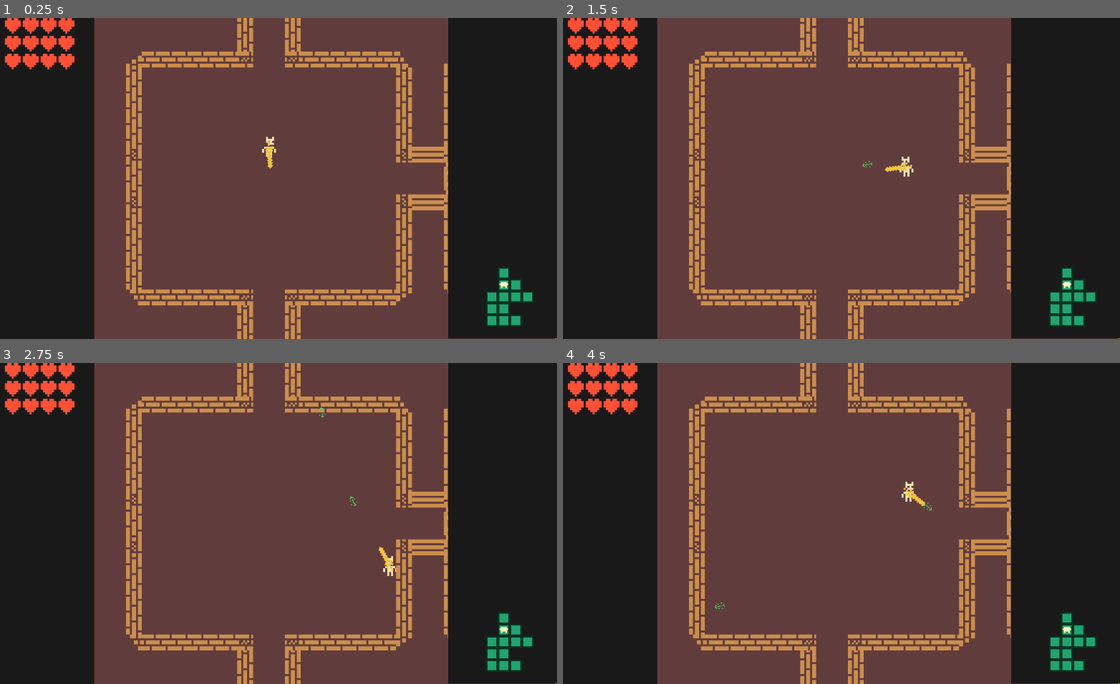
Above: before the commit, frames 1-4 (two rows, left to right).
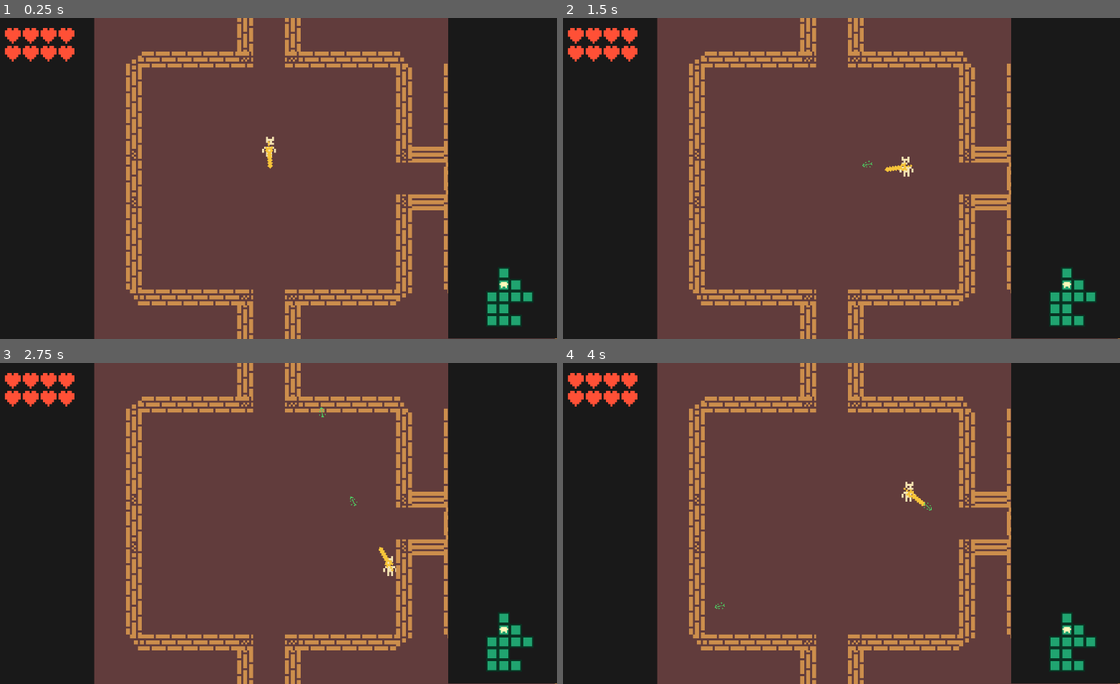
Above: after the commit, the same moments.

Repository: tojaku-classroom/godot-platforma-4
Game: Godot game, scene res://Scenes/Levels/level_1.tscn
Same seed, same stepped clock (60 frames per second), same inputs: the game is played once before the commit and once after it.
Inputs (mouse positions are in pixels of both pictures, inside the frame that each line leads up to):
- Up to frame 1 (0.25 s): no input
- Up to frame 2 (1.5 s): tap Enter at 0.5 s; move the mouse to (958, 162) at 0.52 s; press the mouse at (958, 162) at 0.53 s; hold D (move_right) 0.53-1.28 s; move the mouse to (718, 194) at 1.27 s; release the mouse at (718, 194) at 1.28 s; hold S (move_down) from 1.28 s (still down); click (718, 194) at 1.35 s
- Up to frame 3 (2.75 s): move the mouse to (328, 452) at 2.02 s; release S (move_down) at 2.03 s; press the mouse at (328, 452) at 2.03 s; hold D (move_right) from 2.03 s (still down)
- Up to frame 4 (4 s): move the mouse to (808, 587) at 2.77 s; release D (move_right) at 2.78 s; release the mouse at (808, 587) at 2.78 s; hold W (move_up) 2.78-3.53 s; click (808, 587) at 2.85 s; move the mouse to (1003, 571) at 3.52 s; press the mouse at (1003, 571) at 3.53 s; hold A (move_left) from 3.53 s (still down)

The runs differ from the first frame. In frame 1, 1.3% of the frame differs, in the area x 0-14%, y 0-17%; in frame 2, 1.3%; in frame 3, 1.3%; in frame 4, 1.3%.

Commit message:
Health bar, boss, sound, item fix

Diff:
--- a/roguelike/Scenes/Enemies/enemy.tscn
+++ b/roguelike/Scenes/Enemies/enemy.tscn
@@ -1,10 +1,11 @@
-[gd_scene load_steps=4 format=3 uid="uid://dfix0rs1o6ep8"]
+[gd_scene load_steps=5 format=3 uid="uid://dfix0rs1o6ep8"]
 
 [ext_resource type="Script" uid="uid://dnon7afc7ye34" path="res://Scripts/enemy.gd" id="1_jcvw6"]
 [ext_resource type="Texture2D" uid="uid://dj67j1veyogdi" path="res://Sprites/Creatures.png" id="2_x1rqp"]
+[ext_resource type="AudioStream" uid="uid://b2kcx51cbnnt7" path="res://Audio/EnemyDamaged.wav" id="3_x1rqp"]
 
 [sub_resource type="RectangleShape2D" id="RectangleShape2D_cyadu"]
-size = Vector2(8, 6)
+size = Vector2(12, 12)
 
 [node name="Enemy" type="CharacterBody2D"]
 collision_layer = 4
@@ -19,3 +20,6 @@
 [node name="CollisionShape2D" type="CollisionShape2D" parent="."]
 position = Vector2(0, 1)
 shape = SubResource("RectangleShape2D_cyadu")
+
+[node name="DamageSound" type="AudioStreamPlayer2D" parent="."]
+stream = ExtResource("3_x1rqp")
--- /dev/null
+++ b/roguelike/Scenes/Enemies/enemy_boss.tscn
@@ -0,0 +1,16 @@
+[gd_scene load_steps=2 format=3 uid="uid://by03e2s10x352"]
+
+[ext_resource type="PackedScene" uid="uid://dfix0rs1o6ep8" path="res://Scenes/Enemies/enemy.tscn" id="1_18w5d"]
+
+[node name="Enemy" instance=ExtResource("1_18w5d")]
+cur_hp = 20
+max_hp = 20
+move_speed = 30.0
+attack_range = 15.0
+attack_rate = 0.3
+
+[node name="Sprite" parent="." index="0"]
+region_rect = Rect2(122, 132, 17, 17)
+
+[node name="CollisionShape2D" parent="." index="1"]
+position = Vector2(0, 2)
--- a/roguelike/Scenes/Levels/level_1.tscn
+++ b/roguelike/Scenes/Levels/level_1.tscn
@@ -1,16 +1,19 @@
-[gd_scene load_steps=13 format=3 uid="uid://blj4mhqv4nfl8"]
+[gd_scene load_steps=16 format=3 uid="uid://blj4mhqv4nfl8"]
 
 [ext_resource type="Script" uid="uid://nhcx1x18ritt" path="res://Scripts/room_generation.gd" id="1_4dpyx"]
 [ext_resource type="PackedScene" uid="uid://dp6xoa7mhhu5k" path="res://Scenes/player.tscn" id="1_tlcug"]
+[ext_resource type="PackedScene" uid="uid://gp8cewqk8q27" path="res://Scenes/Rooms/room_boss.tscn" id="2_k2mw1"]
 [ext_resource type="PackedScene" uid="uid://ctnvk210kj2rc" path="res://Scenes/Rooms/room_template.tscn" id="2_xgxfi"]
 [ext_resource type="Script" uid="uid://crabx1ub6c0s8" path="res://Scripts/camera_controller.gd" id="3_3mqfk"]
 [ext_resource type="PackedScene" uid="uid://ciwlgj0wibema" path="res://Scenes/Rooms/room_enemy1.tscn" id="3_5f3p6"]
 [ext_resource type="PackedScene" uid="uid://g16331534m5t" path="res://Scenes/Rooms/room_enemy2.tscn" id="4_jv26f"]
 [ext_resource type="PackedScene" uid="uid://byoq4j8egjuub" path="res://Scenes/Rooms/room_enemy4.tscn" id="5_5f3p6"]
 [ext_resource type="PackedScene" uid="uid://b6texysdmryj3" path="res://Scenes/Rooms/room_item.tscn" id="6_jv26f"]
+[ext_resource type="Script" uid="uid://dgpa4ihwvxnqr" path="res://Scripts/player_health_ui.gd" id="9_afv7b"]
 [ext_resource type="Texture2D" uid="uid://cbm17r6wgxe0" path="res://Sprites/Items/heart_full.tres" id="9_hwvp3"]
 [ext_resource type="Script" uid="uid://n81dvchsgjs3" path="res://Scripts/minimap.gd" id="9_u5ghp"]
 [ext_resource type="Texture2D" uid="uid://bu5iiwgowsr50" path="res://Sprites/Items/minimap_room.tres" id="10_hwvp3"]
+[ext_resource type="AudioStream" uid="uid://cihymk0555uom" path="res://Audio/Music.mp3" id="13_7r2dd"]
 
 [sub_resource type="StyleBoxFlat" id="StyleBoxFlat_jv26f"]
 bg_color = Color(0.09803922, 0.09803922, 0.09803922, 1)
@@ -19,6 +22,7 @@
 
 [node name="RoomGeneration" type="Node2D" parent="." node_paths=PackedStringArray("player")]
 script = ExtResource("1_4dpyx")
+boss_room = ExtResource("2_k2mw1")
 first_room_scene = ExtResource("2_xgxfi")
 room_scenes = Array[PackedScene]([ExtResource("3_5f3p6"), ExtResource("4_jv26f"), ExtResource("5_5f3p6"), ExtResource("6_jv26f")])
 player = NodePath("../Player")
@@ -46,10 +50,12 @@
 anchor_left = 0.5
 anchor_right = 0.5
 offset_left = -70.0
+offset_top = 20.0
 offset_right = 70.0
-offset_bottom = 104.0
+offset_bottom = 124.0
 grow_horizontal = 2
 columns = 4
+script = ExtResource("9_afv7b")
 
 [node name="Heart" type="TextureRect" parent="CanvasLayer/BorderLeft/PlayerHealth"]
 custom_minimum_size = Vector2(32, 32)
@@ -384,3 +390,8 @@
 custom_minimum_size = Vector2(24, 24)
 layout_mode = 2
 texture = ExtResource("10_hwvp3")
+
+[node name="AudioStreamPlayer" type="AudioStreamPlayer" parent="."]
+stream = ExtResource("13_7r2dd")
+volume_db = -20.0
+autoplay = true
--- /dev/null
+++ b/roguelike/Scenes/Rooms/room_boss.tscn
@@ -0,0 +1,16 @@
+[gd_scene load_steps=4 format=3 uid="uid://gp8cewqk8q27"]
+
+[ext_resource type="PackedScene" uid="uid://ctnvk210kj2rc" path="res://Scenes/Rooms/room_template.tscn" id="1_e7ge8"]
+[ext_resource type="PackedScene" uid="uid://dfix0rs1o6ep8" path="res://Scenes/Enemies/enemy.tscn" id="2_rbiyq"]
+[ext_resource type="PackedScene" uid="uid://by03e2s10x352" path="res://Scenes/Enemies/enemy_boss.tscn" id="3_6q2y6"]
+
+[node name="Room_Template" instance=ExtResource("1_e7ge8")]
+
+[node name="Enemy1" parent="." index="9" instance=ExtResource("2_rbiyq")]
+position = Vector2(-53, -30)
+
+[node name="Enemy2" parent="." index="10" instance=ExtResource("2_rbiyq")]
+position = Vector2(54, 62)
+
+[node name="EnemyBoss" parent="." index="11" instance=ExtResource("3_6q2y6")]
+position = Vector2(19, -3)
--- a/roguelike/Scenes/player.tscn
+++ b/roguelike/Scenes/player.tscn
@@ -1,8 +1,11 @@
-[gd_scene load_steps=5 format=3 uid="uid://dp6xoa7mhhu5k"]
+[gd_scene load_steps=8 format=3 uid="uid://dp6xoa7mhhu5k"]
 
 [ext_resource type="Script" uid="uid://c7uab2y5d5ig" path="res://Scripts/player.gd" id="1_6t5aa"]
 [ext_resource type="Texture2D" uid="uid://dy253l2ijyuqb" path="res://Sprites/People.png" id="2_vgqql"]
 [ext_resource type="Texture2D" uid="uid://dq3boaqnrlhny" path="res://Sprites/Weapons.png" id="3_fkybt"]
+[ext_resource type="AudioStream" uid="uid://clcd5r8c37n2" path="res://Audio/PlayerAttack.wav" id="4_vgqql"]
+[ext_resource type="AudioStream" uid="uid://bdm0lej7npgy2" path="res://Audio/PlayerDamaged.wav" id="5_fkybt"]
+[ext_resource type="AudioStream" uid="uid://bwuejxvrc5pmv" path="res://Audio/CollectItem.wav" id="6_x3wgy"]
 
 [sub_resource type="CapsuleShape2D" id="CapsuleShape2D_iixi8"]
 radius = 3.0
@@ -33,3 +36,12 @@
 
 [node name="Muzzle" type="Node2D" parent="Weapon"]
 position = Vector2(0, -10)
+
+[node name="ShootSound" type="AudioStreamPlayer2D" parent="."]
+stream = ExtResource("4_vgqql")
+
+[node name="DamageSound" type="AudioStreamPlayer2D" parent="."]
+stream = ExtResource("5_fkybt")
+
+[node name="ItemSound" type="AudioStreamPlayer2D" parent="."]
+stream = ExtResource("6_x3wgy")
--- a/roguelike/Scripts/enemy.gd
+++ b/roguelike/Scripts/enemy.gd
@@ -54,9 +54,17 @@
 
 func take_damage(amount: int):
 	cur_hp -= amount
+	_damage_flash()
+	$DamageSound.play()
+
 	if cur_hp <= 0:
 		die()
 
 func die():
 	GlobalSignals.OnDefeatEnemy.emit(self)
 	queue_free()
+
+func _damage_flash():
+	visible = false
+	await get_tree().create_timer(0.07).timeout
+	visible = true
--- a/roguelike/Scripts/global_signals.gd
+++ b/roguelike/Scripts/global_signals.gd
@@ -2,3 +2,4 @@
 
 signal OnPlayerEnterRoom(room: Room)
 signal OnDefeatEnemy(enemy: Enemy)
+signal OnPlayerUpdateHealth(cur_hp: int, max_hp: int)
--- a/roguelike/Scripts/item.gd
+++ b/roguelike/Scripts/item.gd
@@ -3,7 +3,7 @@
 enum ItemType
 {
 	HEALTH,
-	SHOOT_RANGE,
+	SHOOT_RATE,
 	MOVE_SPEED
 }
 
@@ -16,9 +16,11 @@
 
 	if type == ItemType.HEALTH:
 		body.heal(int(value))
-	elif type == ItemType.SHOOT_RANGE:
-		body.shoot_range -= value
+	elif type == ItemType.SHOOT_RATE:
+		body.shoot_rate -= value
 	elif type == ItemType.MOVE_SPEED:
 		body.move_speed += value
 
+	body.get_node("ItemSound").play()
+
 	queue_free()
--- a/roguelike/Scripts/player.gd
+++ b/roguelike/Scripts/player.gd
@@ -12,6 +12,9 @@
 var projectile_scene: PackedScene = preload("res://Scenes/Projectiles/projectile.tscn")
 
 var last_shoot_time: float;
+
+func _ready() -> void:
+	GlobalSignals.OnPlayerUpdateHealth.emit.call_deferred(cur_hp, max_hp)
 
 func _physics_process(delta: float) -> void:
 	var move_input: Vector2 = Input.get_vector("move_left", "move_right", "move_up", "move_down")
@@ -35,9 +38,13 @@
 	proj.global_position = muzzle.global_position
 	proj.rotation = weapon_origin.rotation
 	proj.owner_character = self
+	$ShootSound.play()
 
 func take_damage(amount: int):
 	cur_hp -= amount
+	_damage_flash()
+	GlobalSignals.OnPlayerUpdateHealth.emit(cur_hp, max_hp);
+	$DamageSound.play()
 
 	if cur_hp <= 0:
 		die()
@@ -49,3 +56,10 @@
 	cur_hp += amount
 	if (cur_hp > max_hp):
 		cur_hp = max_hp
+
+	GlobalSignals.OnPlayerUpdateHealth.emit(cur_hp, max_hp)
+
+func _damage_flash():
+	visible = false
+	await get_tree().create_timer(0.07).timeout
+	visible = true
--- /dev/null
+++ b/roguelike/Scripts/player_health_ui.gd
@@ -0,0 +1,27 @@
+extends GridContainer
+
+var full_heart: Texture = preload("res://Sprites/Items/heart_full.tres")
+var emtpy_heart: Texture = preload("res://Sprites/Items/heart_empty.tres")
+
+var heart_icons: Array[TextureRect]
+
+func _init() -> void:
+	GlobalSignals.OnPlayerUpdateHealth.connect(_update_ui)
+
+func _ready() -> void:
+	for child in get_children():
+		if child is TextureRect:
+			heart_icons.append(child)
+
+func _update_ui (cur_hp: int, max_hp: int):
+	for i in len(heart_icons):
+		if i >= max_hp:
+			heart_icons[i].visible = false
+			continue
+
+		heart_icons[i].visible = true
+
+		if i < cur_hp:
+			heart_icons[i].texture = full_heart
+		else:
+			heart_icons[i].texture = emtpy_heart
--- a/roguelike/Scripts/room_generation.gd
+++ b/roguelike/Scripts/room_generation.gd
@@ -1,6 +1,7 @@
 class_name RoomGeneration
 extends Node2D
 
+@export var boss_room: PackedScene
 @export var first_room_scene: PackedScene
 @export var room_scenes: Array[PackedScene]
 
@@ -61,9 +62,11 @@
 		_check_room(x-1, y, Vector2.LEFT if is_first_room else desired_direction)
 
 func _instantiate_rooms():
+	var boss_room_pos: Vector2 = _decide_boss_room()
+
 	for x in range(map_size):
 		for y in range(map_size):
-			if _get_map(x, y) == false:
+			if not _get_map(x, y):
 				continue
 
 			var room: Room
@@ -71,10 +74,11 @@
 
 			if is_first_room:
 				room = first_room_scene.instantiate()
+			elif x == boss_room_pos.x and y == boss_room_pos.y:
+				room = boss_room.instantiate()
 			else:
 				room = room_scenes[randi_range(0, len(room_scenes) - 1)].instantiate()
 
-			## GREŠKA OVDJE!
 			get_tree().root.get_node("/root/Main").add_child.call_deferred(room)
 			rooms.append(room)
 			room.global_position = Vector2(x, y) * room_pos_offset
@@ -119,3 +123,20 @@
 			continue
 		return room
 	return null
+
+func _decide_boss_room() -> Vector2:
+	var i = 0
+
+	while i < 100:
+		var x = randi_range(0, map_size - 1)
+		var y = randi_range(0, map_size - 1)
+
+		if first_room_x == x and first_room_y == y:
+			continue
+
+		if _get_map(x, y):
+			return Vector2(x, y)
+
+		i += 1
+
+	return Vector2.ZERO
Not shown, added: roguelike/Scripts/player_health_ui.gd.uid
